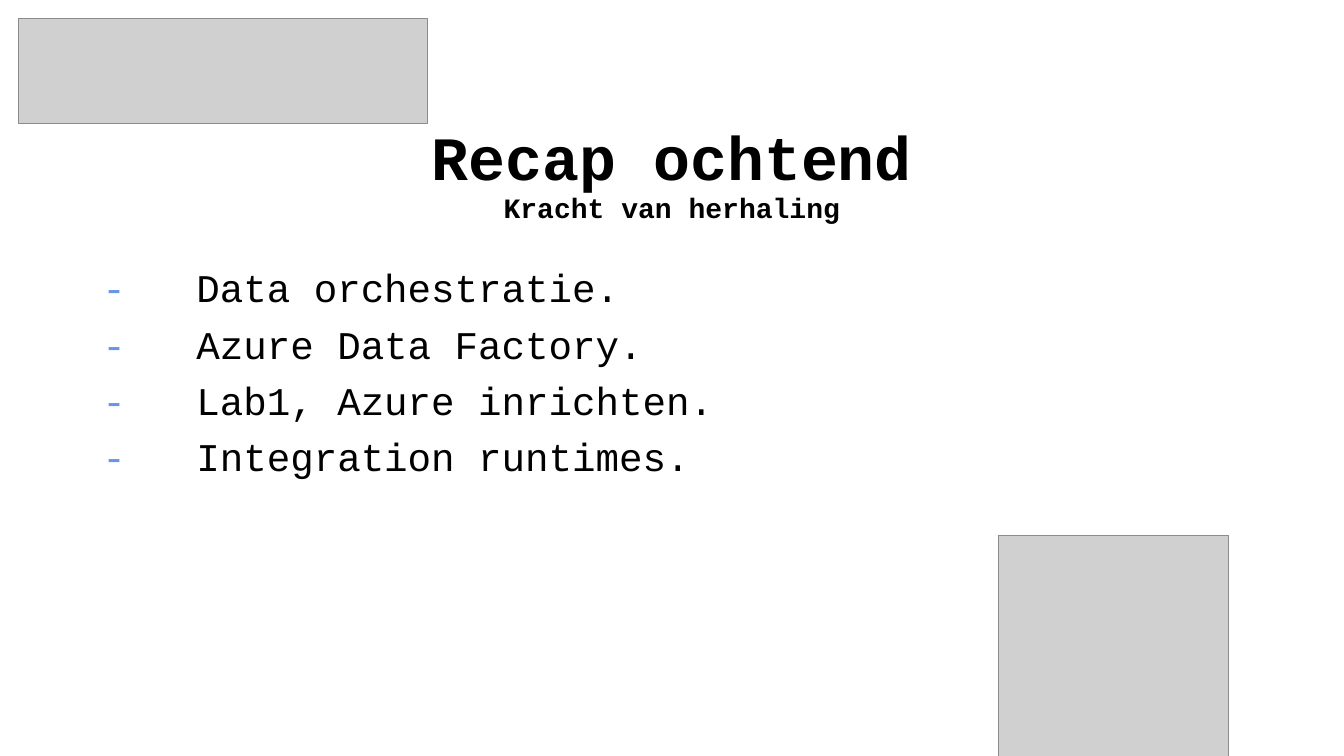
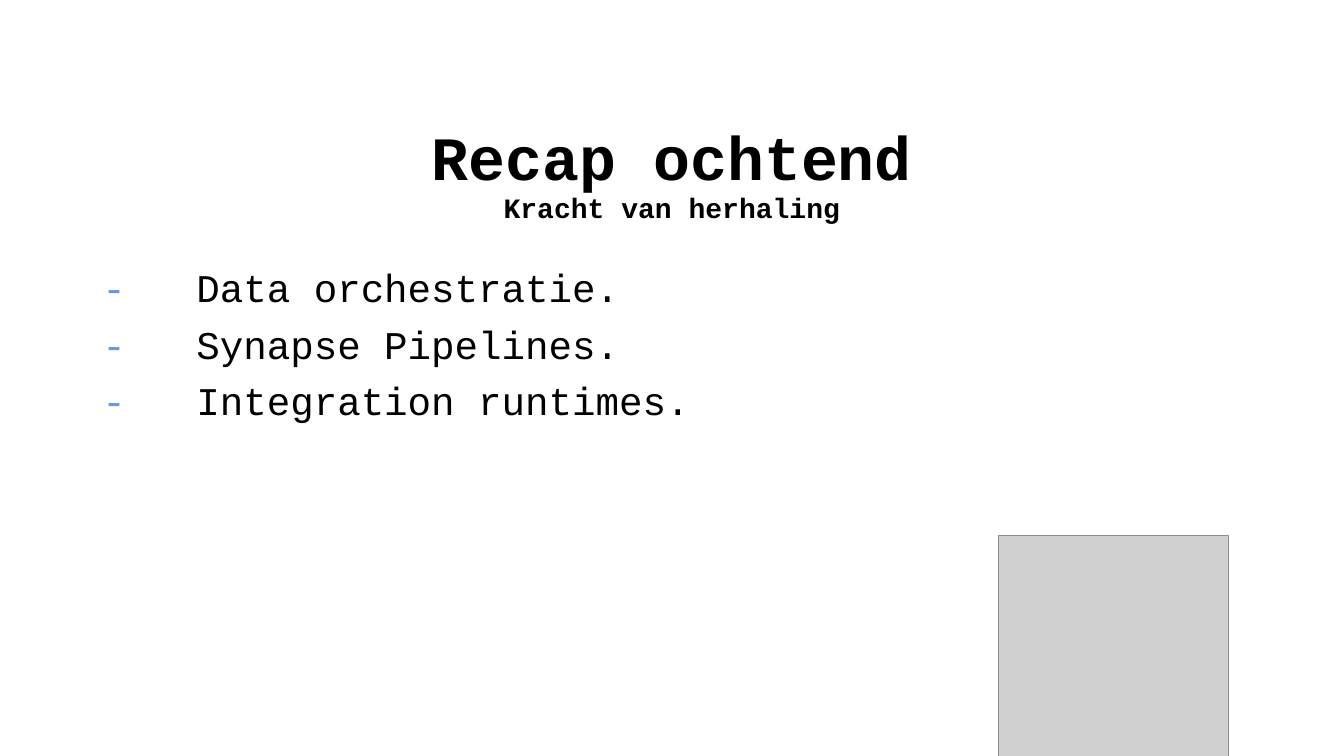
Before and after one commit to wortell-smart-learning/Synapse-Pipelines-Training, a slide deck: slide 18 of Slides/Azure Data Factory Fundamentals Dag 1.pptx (slide 19 before the commit). Drawn at 1344x756 pixels with LibreOffice and Linux fonts; fonts in the diff are those of the drawing; grey boxes stand for pictures; background and template pictures are left out. Boxes give left, top, right and bottom in pixels: in the first picture for what was removed or moved away, otherwise in the second. Text is boxed around its words. In the diff, an @@ line names an element or a change of style, - is before the commit and + after.

```diff
--- a/Slides/Azure Data Factory Fundamentals Dag 1.pptx
+++ b/Slides/Azure Data Factory Fundamentals Dag 1.pptx
@@ picture removed at box(19, 19, 427, 124) @@
@@ text at box(196, 331, 619, 367): text changed @@
-- Azure Data Factory.
-- Lab1, Azure inrichten.
+- Synapse Pipelines.
```
Also in this commit, not shown: 36 other slides changed, 1 slide removed, 22 other files.
